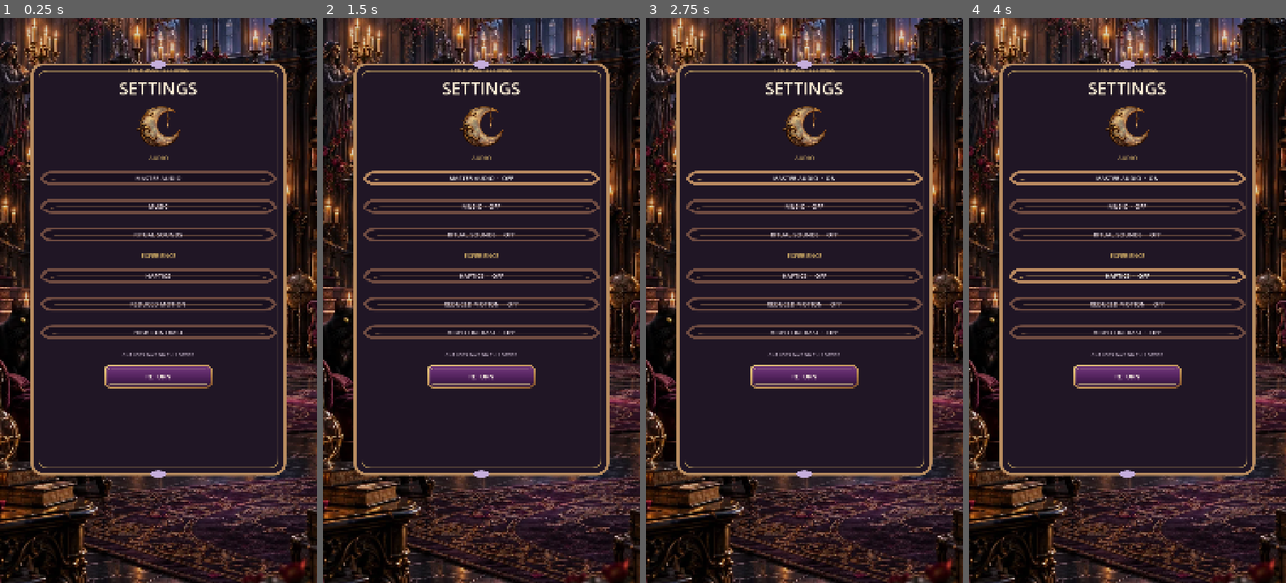
Above: before the commit, frames 1-4 (left to right).
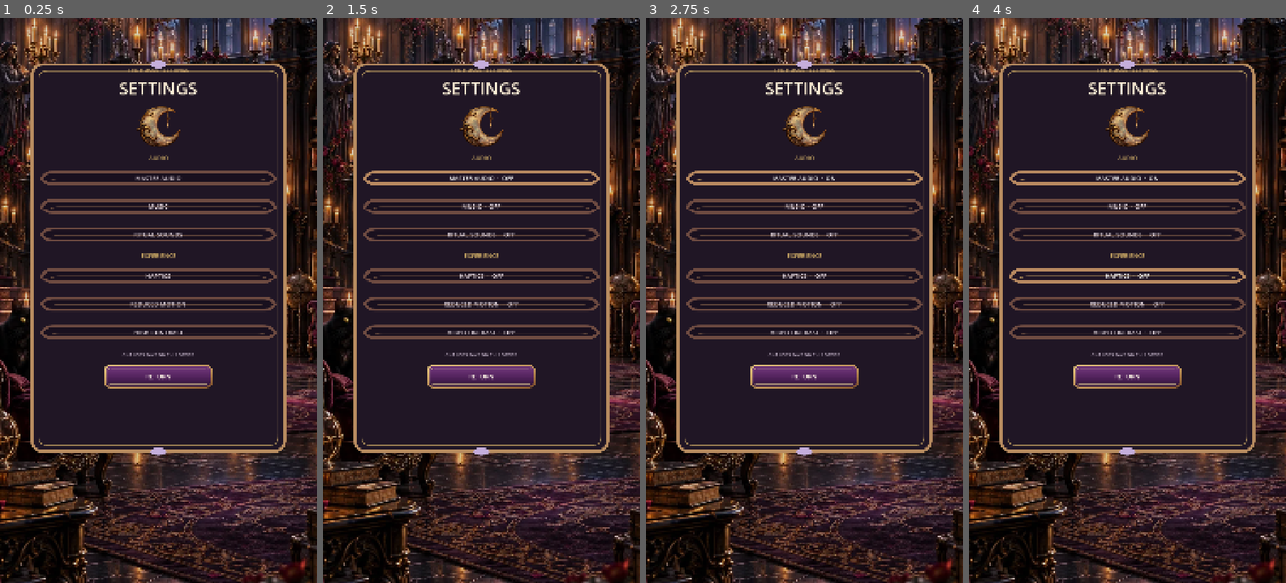
Above: after the commit, the same moments.

Repository: Jay-prodesign/akilta-match3
Game: Godot game, scene res://src/ui/settings/settings_panel.tscn
The game is run twice, just before and just after one commit, with the same random seed, the same clock (stepped at 60 frames per second) and the same inputs. This scene is started directly instead of the project's main scene.
Inputs:
- Up to frame 1 (0.25 s): no input
- Up to frame 2 (1.5 s): click "MASTER AUDIO" at 0.5 s; click "MASTER AUDIO · ON" at 1.25 s
- Up to frame 3 (2.75 s): click "MASTER AUDIO · OFF" at 2 s
- Up to frame 4 (4 s): click "HAPTICS · OFF" at 2.75 s; click "HAPTICS · ON" at 3.5 s

The runs differ from the first frame. In frame 1, 3.1% of the frame differs, in the area x 9-91%, y 74-82%; in frame 2, 3.1%; in frame 3, 3.1%; in frame 4, 3.1%.

Commit message:
Close Settings composition with a North Star rose footer

Diff:
--- a/src/ui/settings/settings_panel.tscn
+++ b/src/ui/settings/settings_panel.tscn
@@ -228,7 +228,7 @@
 anchor_left = 0.08
 anchor_top = 0.07
 anchor_right = 0.92
-anchor_bottom = 0.82
+anchor_bottom = 0.78
 grow_horizontal = 2
 grow_vertical = 2
 theme_override_styles/panel = SubResource("Card")
@@ -386,3 +386,11 @@
 theme_override_styles/hover = SubResource("Close")
 theme_override_styles/pressed = SubResource("Close")
 text = "RETURN"
+
+[node name="FooterRose" type="TextureRect" parent="Card/Content"]
+custom_minimum_size = Vector2(0, 116)
+layout_mode = 2
+mouse_filter = 2
+expand_mode = 1
+stretch_mode = 5
+modulate = Color(0.9, 0.68, 0.76, 0.88)
